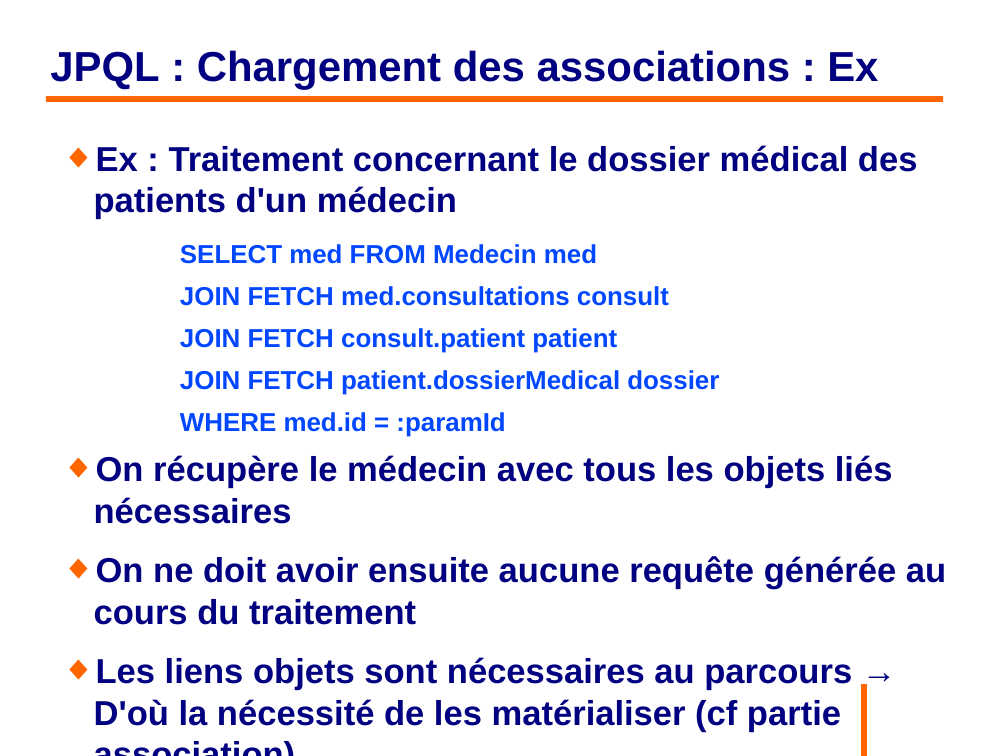
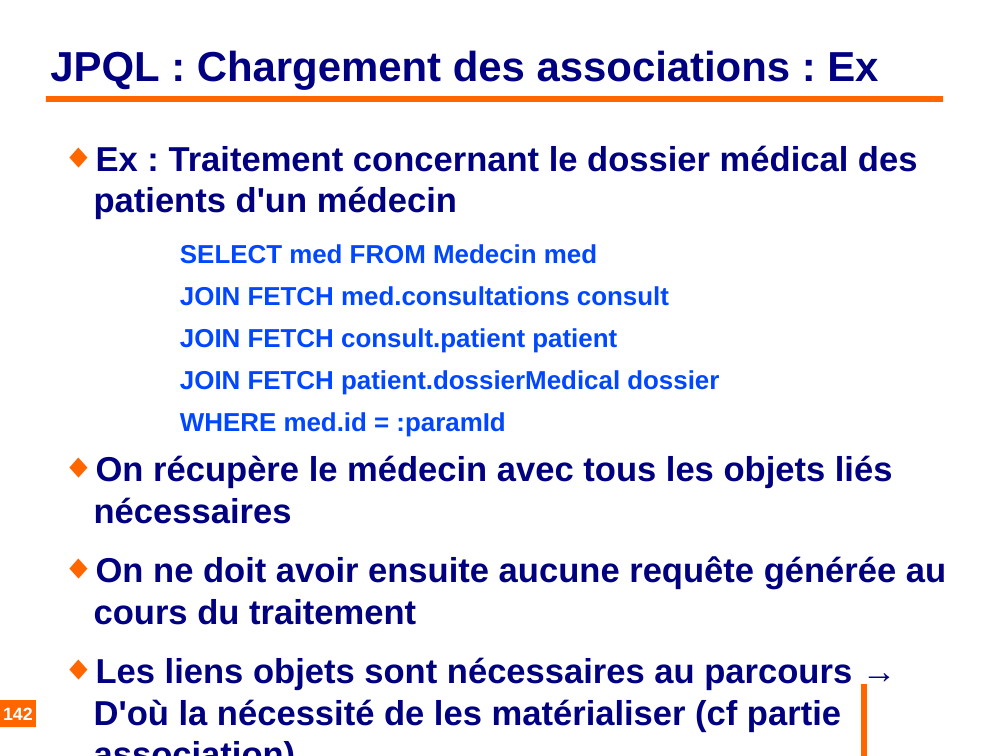
Before and after one commit to philphils/formation-hibernate-basique, a slide deck: slide 142 of Documentation/diapo_formation_hibernate.odp. Drawn at 1008x756 pixels with LibreOffice and Linux fonts; fonts in the diff are those of the drawing; background and template pictures are left out. Boxes give left, top, right and bottom in pixels: in the first picture for what was removed or moved away, otherwise in the second. Text is boxed around its words. In the diff, an @@ line names an element or a change of style, - is before the commit and + after.

```diff
--- a/Documentation/diapo_formation_hibernate.odp
+++ b/Documentation/diapo_formation_hibernate.odp
@@ page number added at (0, 701, 36, 728), fill #FF6600, 14 pt, text #FFFFFF, bold @@
+142
```
Also in this commit, not shown: 180 other slides changed.
